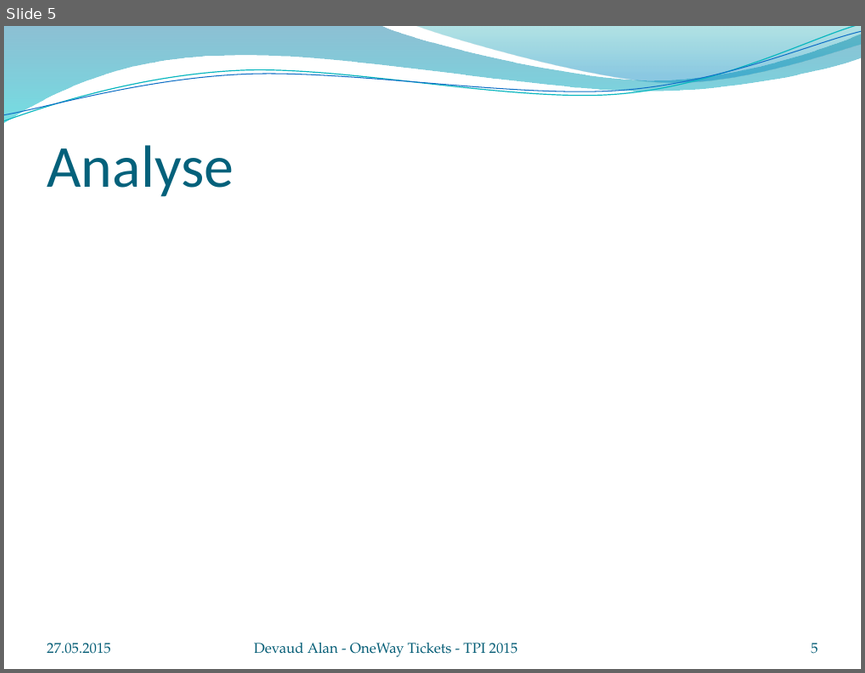
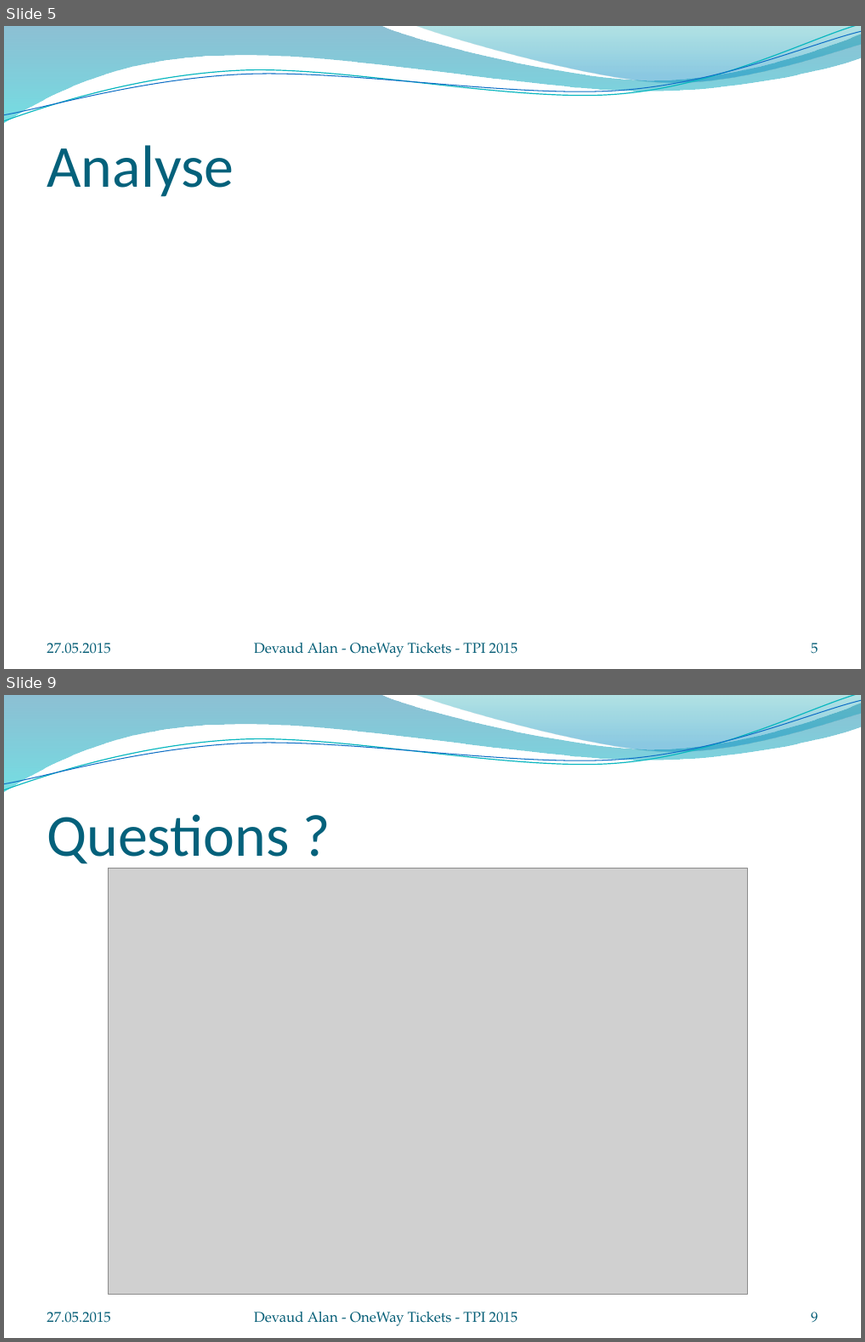
Before and after one commit to Devaud/TPI, a slide deck: OneWay_Tickets.pptx. Shown one above the other, each under a label of ours: slide 5 before the commit, slides 5 and 9 after it; the slides between them are not shown. The pictures are 865x673 and 865x1342 pixels, drawn with LibreOffice and Linux fonts; fonts in the diff are those of the drawing; grey boxes stand for pictures; background and template pictures are left out. Boxes give left, top, right and bottom in pixels: in the first picture for what was removed or moved away, otherwise in the second. Text is boxed around its words. In the diff, an @@ line names an element or a change of style, - is before the commit and + after.

```diff
--- a/OneWay_Tickets.pptx
+++ b/OneWay_Tickets.pptx
@@ slide 9 added at (4,695,861,1338), background picture (left out); not listed: 4 template elements that a slide beside it also shows @@
@@ title added at (46,814,289,870), 50 pt, text #04617B @@
+Questions ?
@@ picture added at (109,868,747,1294) @@
@@ text added at (46,1311,110,1322), 12 pt, text #045D75 @@
+27.05.2015
@@ text added at (254,1311,518,1326), 12 pt, text #045D75 @@
+Devaud Alan - OneWay Tickets - TPI 2015
@@ page number added at (811,1311,817,1322), 12 pt, text #045D75 @@
+9
```
Also in this commit, not shown: 3 slides changed, 2 other slides added, 3 other files.
